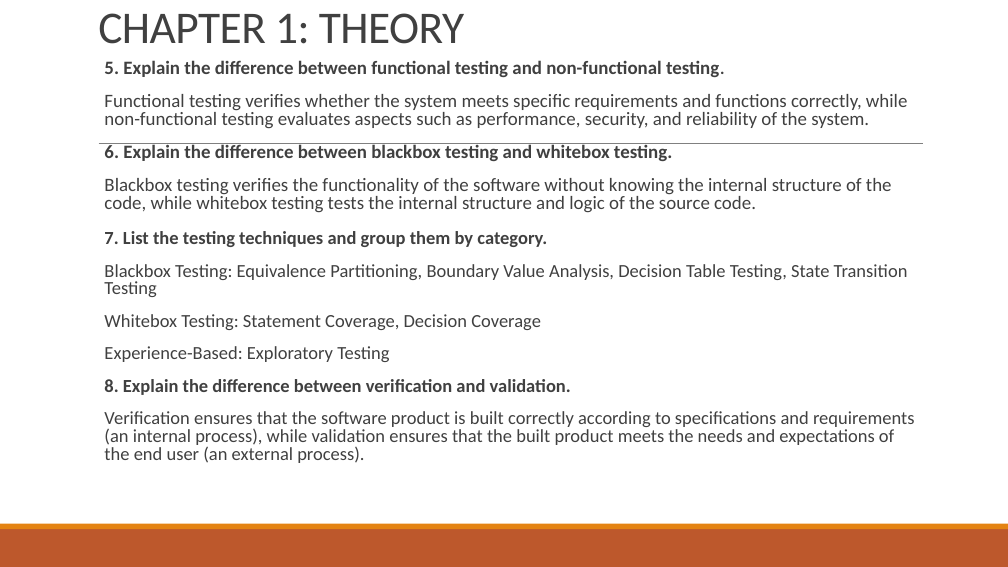
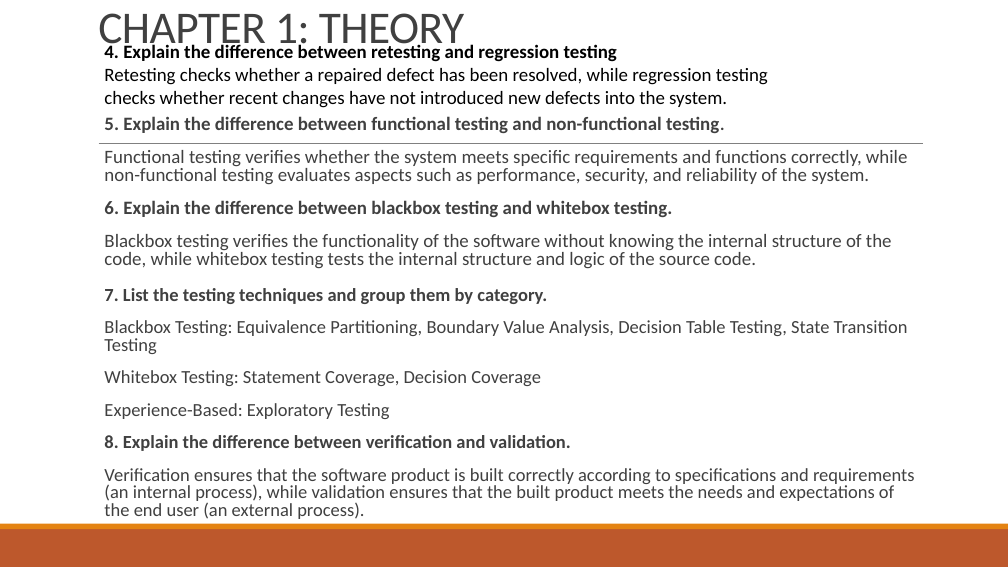
Before and after one commit to StefanG09/Database-Project, a slide deck: slide 4 of Project_EN.pptx. Drawn at 1008x567 pixels with LibreOffice and Linux fonts; fonts in the diff are those of the drawing. Boxes give left, top, right and bottom in pixels: in the first picture for what was removed or moved away, otherwise in the second. Text is boxed around its words. In the diff, an @@ line names an element or a change of style, - is before the commit and + after.

```diff
--- a/Project_EN.pptx
+++ b/Project_EN.pptx
@@ text added at box(104, 43, 768, 108), 18 pt, text #000000 @@
+4. Explain the difference between retesting and regression testing
+Retesting checks whether a repaired defect has been resolved, while regression testing checks whether recent changes have not introduced new defects into the system.
@@ text "5. Explain the difference between ...": place and size @@
-text "5. Explain the difference between ..." at box(104, 60, 907, 212)
+text "5. Explain the difference between ..." at box(104, 116, 907, 268)
@@ text "7. List the testing techniques ...": place and size @@
-text "7. List the testing techniques ..." at box(104, 231, 914, 463)
+text "7. List the testing techniques ..." at box(104, 288, 914, 519)
```
Also in this commit, not shown: 3 other slides changed, 1 other file.
